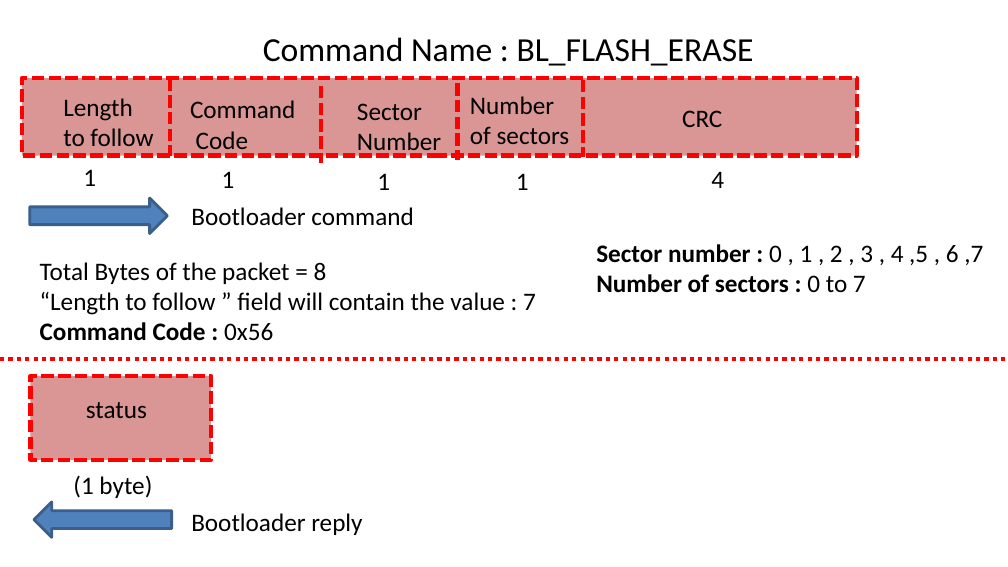
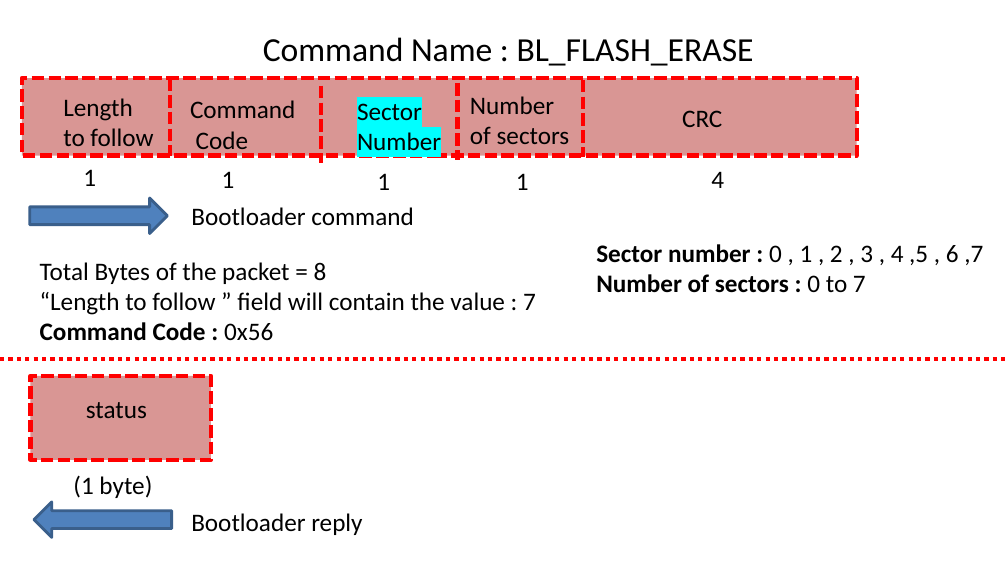
Before and after one commit to SwaroopKaimal/STM32_Bootloader, a slide deck: slide 23 of Docs/Course_PPT.pptx. Drawn at 1008x567 pixels with LibreOffice and Linux fonts; fonts in the diff are those of the drawing. Boxes give left, top, right and bottom in pixels: in the first picture for what was removed or moved away, otherwise in the second. Text is boxed around its words. In the diff, an @@ line names an element or a change of style, - is before the commit and + after.

```diff
--- a/Docs/Course_PPT.pptx
+++ b/Docs/Course_PPT.pptx
@@ text "Sector" at box(357, 103, 441, 151): highlight none to #00FFFF @@
```
Also in this commit, not shown: 2 other slides changed, 15 other files.
